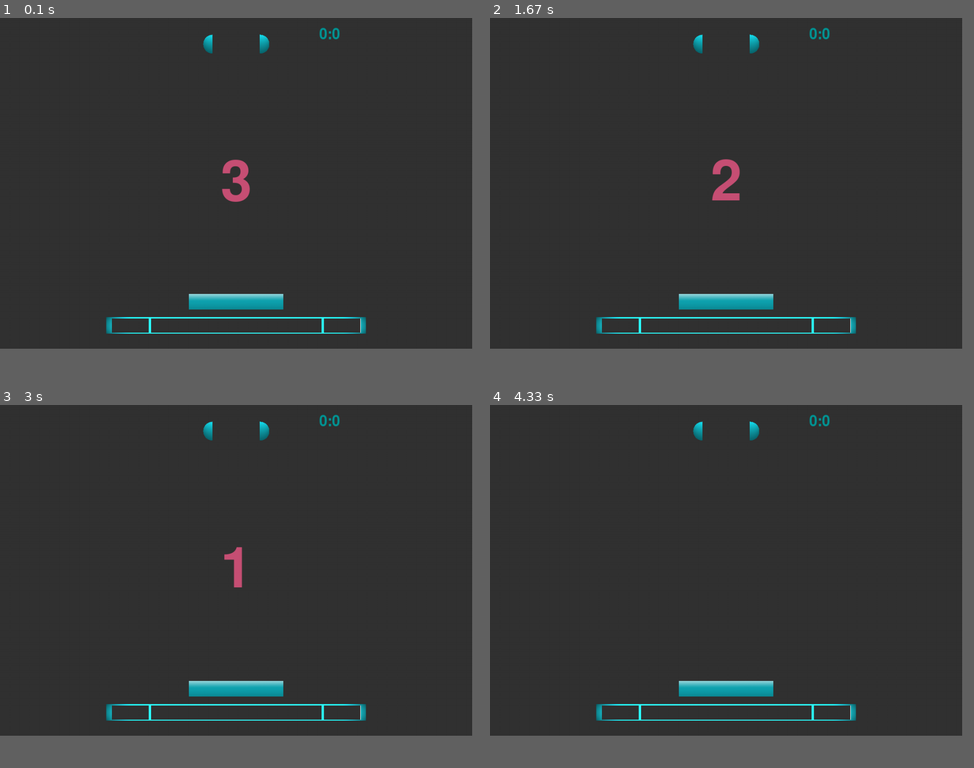
Above: before the commit, frames 1-4 (two rows, left to right).
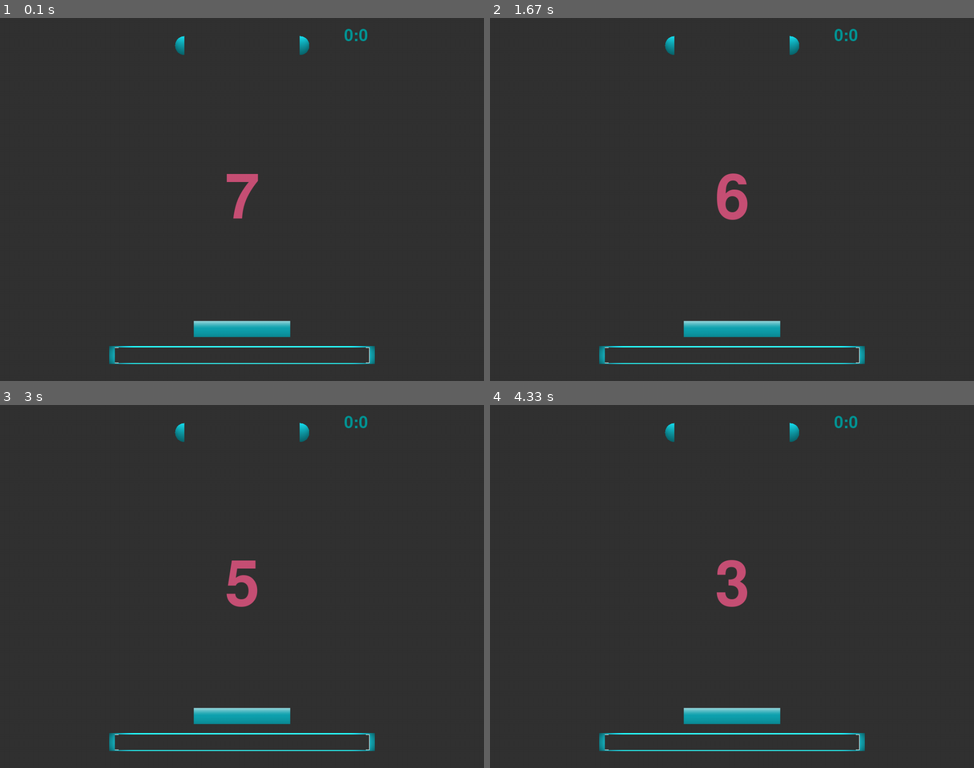
Above: after the commit, the same moments.

Repository: venthur/pyff
Game: pygame game, started from src/Feedbacks/GoalKeeper/GoalKeeper.py
Two runs of this game, one before a commit and one after it. Both use one fixed random seed, a clock stepped at 60 frames per second and the inputs below. The source is Python 2; it was converted automatically to run under Python 3.
Inputs:
- Up to frame 1 (0.1 s): no input
- Up to frame 2 (1.67 s): no input
- Up to frame 3 (3 s): no input
- Up to frame 4 (4.33 s): no input
In our replay, the window is 878x615 before the commit and 900x675 after it. These sizes can differ from the game's own. Grey fills any space a smaller window leaves; there, only what the larger window draws over its background counts as a difference.

The runs differ from the first frame. In frame 1, 3.8% of the frame differs, in the area x 21-78%, y 2-96%; in frame 2, 3.9%; in frame 3, 3.9%; in frame 4, 3.8%.

Commit message:
modified by Benjamin Blankertz
git-svn-id: https://pyff.googlecode.com/svn/trunk@122 50cd3e91-b052-0410-92d0-9544d30d4854

Diff:
--- a/src/Feedbacks/GoalKeeper/GoalKeeper.py
+++ b/src/Feedbacks/GoalKeeper/GoalKeeper.py
@@ -31,8 +31,10 @@
     COUNTDOWN_START = 30
     START_TRIAL_ANIMATION = 36
     TARGET_LEFT, TARGET_RIGHT = 1, 2
-    HIT_LEFT, HIT_RIGHT = 11, 12
-    MISS_KL_TR, MISS_KR_TL, MISS_KM = 21, 22, 23
+    CORRECT_LEFT, CORRECT_RIGHT = 11, 12
+    INCORRECT_KL_TR, INCORRECT_KR_TL = 21, 22
+    HIT_LEFT, HIT_RIGHT = 41, 42
+    MISS_KL_TR, MISS_KR_TL, MISS_KM = 51, 52, 53
     TOO_LATE_LEFT, TOO_LATE_RIGHT = 31, 32
     SHORTPAUSE_START, SHORTPAUSE_END = 249, 250
 
@@ -45,31 +47,33 @@
         """
         Initializes variables etc., but not pygame itself.
         """
+        self.__pport = 8240
         #self.logger.debug("on_init")
-        self.durationPerTrial = [3, 3]    # time per trial at the beginning and the end (in seconds)
-        self.trials = 6
-        self.pauseAfter = 3
-        self.pauseDuration = 5000
+        self.durationPerTrial = [3000, 3000]    # time per trial at the beginning and the end (in seconds)
+        self.trials = 100
+        self.pauseAfter = 20
+        self.pauseDuration = 15000
         self.FPS = 60
         self.fullscreen = False
-        self.screenWidth = 1000
-        self.screenHeight = 700
-        self.countdownFrom = 3
+#        self.screenPos = [10, 10, 640, 480]
+#        self.screenPos = [-1919, 400, 1920, 1200]
+        self.screenPos = [-1024, 1600-768, 1024, 768]
+        self.countdownFrom = 7  # should be 7
         self.hitMissDuration = 1000
         self.timeUntilNextTrial = [500, 1000]  # randomly between the two values
         self.showGameOverDuration = 3000
-        self.timeOfStartAnimation = 1500
+        self.timeOfStartAnimation = 500
         self.showTrialStartAnimation = True
         self.showCounter = True
         self.control = "relative"  # or "absolute"
         self.iBorder = 1.0 # maximal (&-min) value of the classifier output integration
-        self.iTimeUntilThreshold = 1000  # minimal integration time needed to reach threshold [in ms]
+        self.iTimeUntilThreshold = 500  # minimal integration time needed to reach threshold [in ms]
         self.timeUntilIntegration = 500  # time to wait at trial start before integrating [in ms]
         self.g_abs = 1
-        self.showRedBallDuration = 150       # in ms
+        self.showRedBallDuration = 500       # in ms
         self.continueAfterMiss = True
-        self.playTimeAfterMiss = 3000        # in ms
-        self.distanceBetweenHalfBalls = 10             # in percent of the screen width
+        self.playTimeAfterMiss = 500        # in ms
+        self.distanceBetweenHalfBalls = 25             # in percent of the screen width
 
         # Feedback state booleans
         self.quit, self.quitting = False, False
@@ -103,7 +107,7 @@
         self.countdownColor = (200, 80, 118)
 
         # Keeper specifications
-        self.contKeeperMotion = 1     # if 0:  jump between the three positions
+        self.contKeeperMotion = 250   # if 0:  jump between the three positions
                                       # if >0: move in a continuous fashion
                                       #        (self.contKeeperMotion=duration of the movement in seconds)
         self.noReturn = True          # if self.threshold of the classifier bar is passed, the keeper
@@ -112,14 +116,21 @@
                                # of the ball for which the trial still counts as a 'hit'
 
         # Classifier threshold for keeper position change
-        self.threshold = 0.7
+        self.threshold = 1
 
         # HitMissCounter
         self.hitmissCounterColor = self.fontColor #(100, 100, 100)
         self.hitstr = ""    # "Hit: "
         self.missstr = ":"  #" Miss: "
-        self.x_transl = 0.9
-
+        self.x_transl = 0.95
+
+    def init_run(self):
+        print 'inti run'
+        self.quit, self.quitting = False, False
+        self.countdown, self.firstTickOfTrial = True, True
+        self.elapsed, self.completedTrials = 0,0
+        self.hitMiss = [0,0]
+        self.trial = -1
 
     def on_play(self):
         """
@@ -127,10 +138,12 @@
         """
         #self.logger.debug("on_play")
         self.init_pygame()
-        self.load_images()
+        #self.load_images()  # this is done in init_graphics
         self.init_graphics()
+        self.init_run()
         self.quit = False
         self.quitting = False
+        self.gameover = False
         self.main_loop()
 
 
@@ -155,7 +168,6 @@
             pygame.time.wait(100)
         #self.logger.debug("Quitting pygame.")
         self.send_parallel(self.END_EXP)
-        pygame.quit()
 
 
     def on_control_event(self, data):
@@ -179,6 +191,7 @@
             self.elapsed = self.clock.tick(self.FPS)
             self.tick()
         #self.logger.debug("Left the main loop.")
+        pygame.quit()
         self.quit = True
 
 
@@ -214,8 +227,11 @@
         self.trialElapsed += self.elapsed
 
         if self.firstTickOfTrial:
+            self.f = 0.0
+
             # initialize feedback start screen
             resized = False
+            self.firstChange = True
             self.init_graphics()
             self.trialElapsed = 0
             self.trial += 1
@@ -229,27 +245,44 @@
             self.nrKeeperChange = False
             self.direction = self.digitToDirection[self.directions[self.trial%self.pauseAfter]]
             if self.direction == 'left':    self.send_parallel(self.TARGET_LEFT)
-            else:                           self.send_parallel(self.TARGET_LEFT)
+            else:                           self.send_parallel(self.TARGET_RIGHT)
 
         stepX = self.stepX * self.directionToDigit[self.direction]
-        class_out = self.update_classifier_bar()
 
         # Change keeper position according to classifier output
         keeperPosBefore = self.keeperPos
-        self.keeperPos = min(1, int(abs(class_out)+(1-self.threshold)))
-        if class_out < 0:
-            self.keeperPos *= -1
-        self.keeperPos = self.digitToDirection[self.keeperPos]
-
-        # if keeper position change is instantaneous
-        if not self.contKeeperMotion:
-            self.center = self.keeperCenter[self.keeperPos]
-        # it keeper position change is continuous and position has changed in the PREVIOUS step
-        elif keeperPosBefore!=self.keeperPos and not self.firstTickOfTrial:
-            if not self.noReturn:
-                self.c = 0
-            self.keeperPosBefore = self.keeperMoveRect.centerx
-            self.keeperChange = True
+        if not self.noReturn or self.firstChange:
+            class_out = self.update_classifier_bar()
+            self.keeperPos = min(1, int(abs(class_out)+(1-self.threshold)))
+            if class_out < 0:
+                self.keeperPos *= -1
+            self.keeperPos = self.digitToDirection[self.keeperPos]
+
+        if self.keeperPos!=keeperPosBefore:
+            if self.noReturn:
+                #self.nrKeeperChanged = True
+                self.firstChange = False
+                if self.continueAfterMissElapsed==0 and self.contKeeperMotion:
+                    if self.direction == self.keeperPos:
+                        if self.direction == 'left':
+                            self.send_parallel(self.CORRECT_LEFT)
+                        else:
+                            self.send_parallel(self.CORRECT_RIGHT)
+                    else:
+                        if self.direction == 'left':
+                            self.send_parallel(self.INCORRECT_KR_TL)
+                        else:
+                            self.send_parallel(self.INCORRECT_KL_TR)
+
+            # if keeper position change is instantaneous
+            if not self.contKeeperMotion:
+                self.center = self.keeperCenter[self.keeperPos]
+            # it keeper position change is continuous and position has changed in the PREVIOUS step
+            elif self.contKeeperMotion and not self.firstTickOfTrial:
+                if not self.noReturn:
+                    self.c = 0
+                self.keeperPosBefore = self.keeperMoveRect.centerx
+                self.keeperChange = True
 
         # if keeper is currently changing the position
         if self.contKeeperMotion and self.keeperChange:
@@ -266,7 +299,7 @@
                         self.nrKeeperPosBefore = self.keeperMoveRect.centerx
                     else:
                         self.keeperPosBefore = self.keeperMoveRect.centerx
-                alpha = 1.0 * self.c / (self.contKeeperMotion*self.FPS)
+                alpha = min(1.0, 1.0 * self.c / (self.contKeeperMotion/1000.0*self.FPS))
                 self.c += 1
                 if alpha == 1:
                     self.keeperChange = False
@@ -306,19 +339,20 @@
                     self.ball = pygame.transform.scale(self.ball_missCircle, self.ballSize)
                 else:
                     if self.keeperPos == 'middle':  self.send_parallel(self.MISS_KM)
-                    if self.direction == 'left':    self.send_parallel(self.MISS_KR_TL)
-                    else:                           self.send_parallel(self.MISS_KL_TR)
+                    else:
+                        if self.direction == 'left':    self.send_parallel(self.MISS_KR_TL)
+                        else:                           self.send_parallel(self.MISS_KL_TR)
                     self.ball = pygame.transform.scale(self.ball_miss, self.ballSize)
                     self.miss = True; return
             else:
-                if self.direction == 'left':    self.send_parallel(self.HIT_LEFT)
-                else:                           self.send_parallel(self.HIT_RIGHT)
                 if self.continueAfterMiss and self.continueAfterMissElapsed!=0:
                     #self.ball = pygame.transform.scale(self.ballMemo, self.ballSize)
                     if self.direction == 'left':    self.send_parallel(self.TOO_LATE_LEFT)
                     else:                           self.send_parallel(self.TOO_LATE_RIGHT)
                     self.miss = True; return
                 else:
+                    if self.direction == 'left':    self.send_parallel(self.HIT_LEFT);
+                    else:                           self.send_parallel(self.HIT_RIGHT);
                     self.hit = True; return
 
         else:
@@ -367,7 +401,7 @@
         if self.countdownElapsed == 0:
             self.send_parallel(self.COUNTDOWN_START)
         self.countdownElapsed += self.elapsed
-        if self.countdownElapsed >= (self.countdownFrom+1) * 1000:
+        if self.countdownElapsed >= (self.countdownFrom) * 1000:
             if self.trial == -1:
                 self.send_parallel(self.START_EXP)
             self.countdown = False
@@ -389,7 +423,7 @@
         One tick of the game over loop.
         """
         self.draw_all(False)
-        self.do_print("Game Over! (%i : %i)" % (self.hitMiss[0], self.hitMiss[1]), self.fontColor, self.size/10)
+        self.do_print("(%i : %i)" % (self.hitMiss[0], self.hitMiss[1]), self.fontColor, self.size/10)
         pygame.display.update()
         pygame.time.wait(self.showGameOverDuration)
         self.quitting = True
@@ -408,6 +442,7 @@
                 self.hitMiss[0] += 1
             else:
                 self.hitMiss[-1] += 1
+            print "Score: " + str(self.hitMiss[0]) + ":" + str(self.hitMiss[1])
 
         self.hitMissElapsed += self.elapsed
 
@@ -433,7 +468,7 @@
             class_out = self.g_abs * class_out
         elif self.control == "relative":
             if self.timeUntilIntegration <= self.trialElapsed:
-                class_out = self.threshold*class_out*1000/(self.FPS*self.iTimeUntilThreshold) +  self.barX
+                class_out = self.threshold*class_out*1000.0/(self.FPS*self.iTimeUntilThreshold) +  self.barX
                 #class_out = class_out*self.g_rel*0.1+self.barX
                 self.barX = max(-self.iBorder, min(self.iBorder,class_out))
             else:
@@ -543,20 +578,20 @@
         self.load_images() #sadly, this has to be done everytime, otherwise the images look crappy when resizing
         self.screen = pygame.display.get_surface()
         self.size = min(self.screen.get_height(), self.screen.get_width())
-        #barWidth = int(self.screenWidth * 0.7)
-        barHeight = int(self.screenHeight * 0.05)
+        #barWidth = int(self.screenPos[2] * 0.7)
+        barHeight = int(self.screenPos[3] * 0.05)
 
         # init background
-        self.background = pygame.Surface((self.screenWidth, self.screenHeight))
+        self.background = pygame.Surface((self.screenPos[2], self.screenPos[3]))
         self.background = self.background.convert()
         self.backgroundRect = self.background.get_rect(center=self.screen.get_rect().center)
         self.background.fill(self.backgroundColor)
 
         # init keeper
-        self.keeperSize = (self.screenWidth/5, self.screenWidth/30)
-        self.offsetGap = self.screenWidth/4
-        gap = (self.screenWidth-3*self.keeperSize[0]-2*self.offsetGap) / 4
-        self.keeperY = int((6.0/7)* self.screenHeight)
+        self.keeperSize = (self.screenPos[2]/5, self.screenPos[2]/30)
+        self.offsetGap = self.screenPos[2]/4
+        gap = (self.screenPos[2]-3*self.keeperSize[0]-2*self.offsetGap) / 4
+        self.keeperY = int((6.0/7)* self.screenPos[3])
         self.keeperCenter = {}
         keeper_pos = ['left', 'middle', 'right']
         for n in range(3):
@@ -569,7 +604,7 @@
 
         # init classifier bar frame
         self.frameSize = (self.keeperRange*2+self.keeperSize[0], barHeight)
-        self.barCenter = (self.screenWidth/2, int(self.screenHeight*(6.5/7)))
+        self.barCenter = (self.screenPos[2]/2, int(self.screenPos[3]*(6.5/7)))
         self.frame = pygame.transform.scale(self.frame, self.frameSize)
         self.frame.set_colorkey((255,255,255))
         self.frameRect = self.frame.get_rect(center=self.barCenter, size=self.frameSize)
@@ -587,38 +622,42 @@
         c = (44,255,255)
         self.tb1.fill(c)
         self.tb2.fill(c)
+        if self.threshold>0.9:
+            self.tb1.set_colorkey(c)
+            self.tb2.set_colorkey(c)
         self.tb1Rect = self.tb1.get_rect(center=(self.barCenter[0]-self.threshold*self.barSize[0]/2, self.barCenter[1]))
         self.tb2Rect = self.tb2.get_rect(center=(self.barCenter[0]+self.threshold*self.barSize[0]/2, self.barCenter[1]))
 
         # init ball
         diameter = self.keeperSize[0]/5
         self.ballSize = (diameter, diameter)
-        ballOffsetY = int(0.05 * self.screenHeight)
+        ballOffsetY = int(0.05 * self.screenPos[3])
         self.ball = pygame.transform.scale(self.ball, self.ballSize)
         self.ball_miss = pygame.transform.scale(self.ball_miss, self.ballSize)
-        self.ballRect = self.ball.get_rect(midtop=(self.screenWidth/2, ballOffsetY))
+        self.ballRect = self.ball.get_rect(midtop=(self.screenPos[2]/2, ballOffsetY))
         self.ballX, self.ballY = self.ballRect.centerx, self.ballRect.bottom
         self.distBallKeeper = self.keeperRect.top-self.ballRect.bottom
 
         # init hbs
         if self.showTrialStartAnimation:
             hbSize = (diameter/2, diameter)
-            self.hbOffset = self.screenWidth*(self.distanceBetweenHalfBalls/2)/100
+            self.hbOffset = self.screenPos[2]*(self.distanceBetweenHalfBalls/2)/100
             self.hbLeft= pygame.transform.scale(self.hbLeft, hbSize)
             self.hbLeftRect = self.hbLeft.get_rect(midright=(self.ballRect.centerx-self.hbOffset, self.ballRect.centery))
             self.hbRight = pygame.transform.scale(self.hbRight, hbSize)
             self.hbRightRect = self.hbRight.get_rect(midleft=(self.ballRect.centerx+self.hbOffset, self.ballRect.centery))
 
         self.counterCenter = (self.frameRect.right*self.x_transl, self.size/20)
-        self.counterSize = self.screenHeight/15
+        self.counterSize = self.screenPos[3]/15
 
         # Calculate stepsize in x- and y-direction of the ball dependend on the ball speed
         alpha = 1.0 * (self.trial+1) / self.trials
-        ballSpeed = (1-alpha) * self.durationPerTrial[0] + alpha * self.durationPerTrial[1]
-        self.stepY =  self.distBallKeeper / (ballSpeed*self.FPS)
+        self.trialDuration = (1-alpha) * self.durationPerTrial[0] + alpha * self.durationPerTrial[1]
+        self.stepY = self.distBallKeeper / (self.trialDuration/1000.0*self.FPS)
         tangens = 1.0 * self.keeperRange / self.distBallKeeper
         self.stepX = tangens * self.stepY
         self.speed = math.sqrt(self.stepX**2+self.stepY**2)
+        print "self.trialDuration: " + str(self.trialDuration)
 
         if not self.resized:
             # init helper rectangle for keeper (deep copy)
@@ -664,25 +703,26 @@
         """
         Set up pygame and the screen and the clock.
         """
+        os.environ['SDL_VIDEO_WINDOW_POS'] = "%d,%d" % (self.screenPos[0],self.screenPos[1])
         pygame.init()
         pygame.display.set_caption('Goal Keeper')
         if self.fullscreen:
-            self.screen = pygame.display.set_mode((self.screenWidth, self.screenHeight), pygame.FULLSCREEN)
+            self.screen = pygame.display.set_mode((self.screenPos[2], self.screenPos[3]), pygame.FULLSCREEN)
         else:
-            self.screen = pygame.display.set_mode((self.screenWidth, self.screenHeight), pygame.RESIZABLE)
+            self.screen = pygame.display.set_mode((self.screenPos[2], self.screenPos[3]), pygame.RESIZABLE)
         self.clock = pygame.time.Clock()
 
 
     def process_pygame_events(self):
         """
-        Process the the pygame event queue and react on VIDEORESIZE.
+        Process the pygame event queue and react on VIDEORESIZE.
         """
         for event in pygame.event.get():
             if event.type == pygame.VIDEORESIZE:
                 self.resized = True
                 self.screen = pygame.display.set_mode((event.w, event.h), pygame.RESIZABLE)
-                self.screenHeight = self.screen.get_height()
-                self.screenWidth = self.screen.get_width()
+                self.screenPos[3] = self.screen.get_height()
+                self.screenPos[2] = self.screen.get_width()
                 self.oldKeeperRange = self.keeperRange
                 self.oldKeeperSurface = self.keeperSurface
                 self.oldOffsetGap = self.offsetGap
@@ -692,9 +732,9 @@
             elif event.type == pygame.QUIT:
                 sys.exit()
             elif event.type == pygame.KEYDOWN:
-                if event.unicode == u"a": self.f = -1
-                elif event.unicode == u"s" : self.f = 0
-                elif event.unicode == u"d" : self.f = 1
+                if event.unicode == u"f": self.f = -1
+                elif event.unicode == u" " : self.f = 0
+                elif event.unicode == u"j" : self.f = 1
 
 if __name__ == '__main__':
     gk = GoalKeeper()
